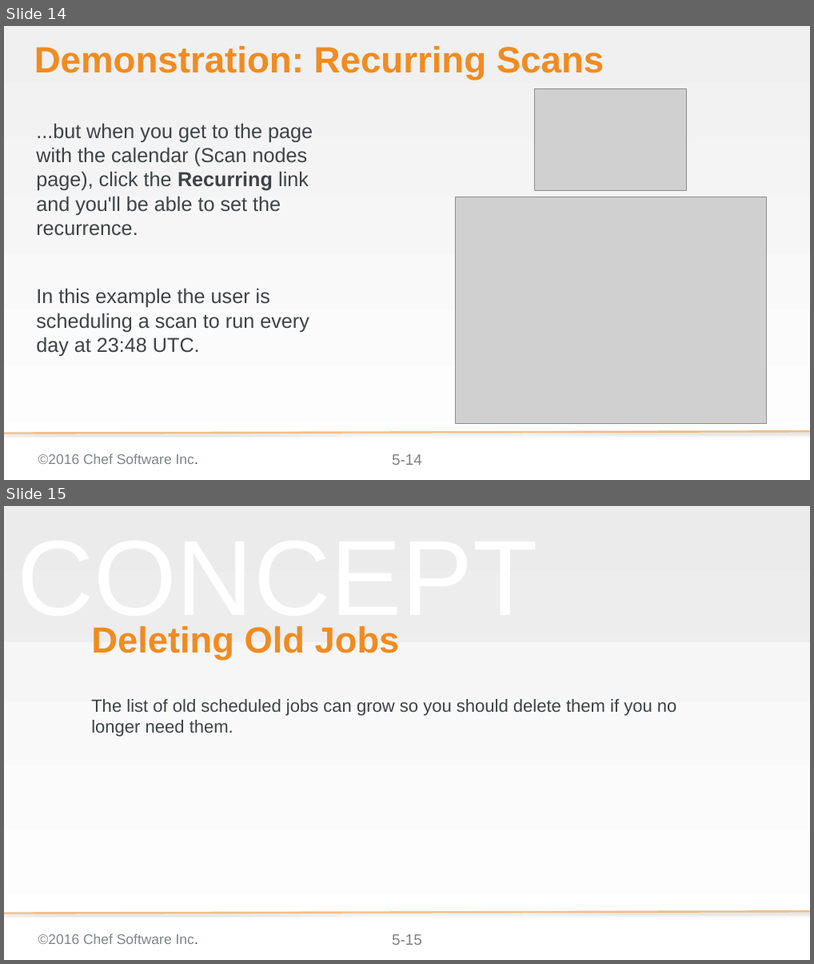
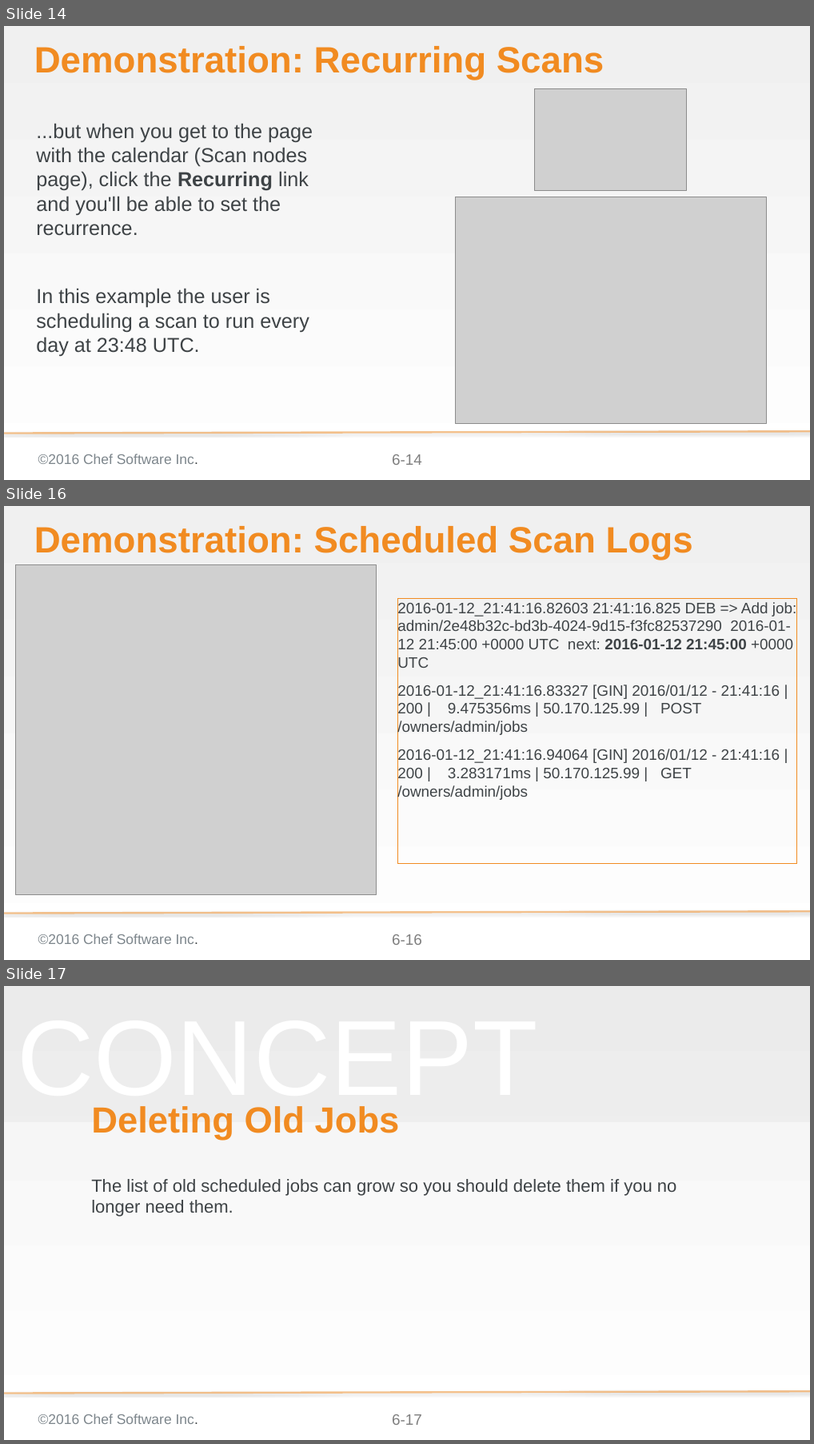
Before and after one commit to bchamby/chef-compliance-installation-configuration-operation, a slide deck: 06-scheduling-scans-reports.pptx. Shown one above the other, each under a label of ours: slides 14 and 15 before the commit, slides 14, 16 and 17 after it; the slides between them are not shown. The pictures are 814x964 and 814x1444 pixels, drawn with LibreOffice and Linux fonts; fonts in the diff are those of the drawing; grey boxes stand for pictures; background and template pictures are left out. Boxes give left, top, right and bottom in pixels: in the first picture for what was removed or moved away, otherwise in the second. Text is boxed around its words. In the diff, an @@ line names an element or a change of style, - is before the commit and + after.

```diff
--- a/06-scheduling-scans-reports.pptx
+++ b/06-scheduling-scans-reports.pptx
@@ slide 16 added at (4,506,810,960), background gradient #F0F0F0 to #FFFFFF; not listed: 3 template elements that a slide beside it also shows @@
@@ title added at (34,526,694,560), 58 pt, text #F18B21, bold @@
+Demonstration: Scheduled Scan Logs
@@ picture added at (16,564,376,894) @@
@@ text added at (398,598,797,864), outline #F18B21 0.75 pt, 24 pt, text #3E4346 @@
+2016-01-12_21:41:16.82603 21:41:16.825 DEB => Add job: admin/2e48b32c-bd3b-4024-9d15-f3fc82537290 2016-01-12 21:45:00 +0000 UTC next: 2016-01-12 21:45:00 +0000 UTC
+2016-01-12_21:41:16.83327 [GIN] 2016/01/12 - 21:41:16 | 200 | 9.475356ms | 50.170.125.99 | POST /owners/admin/jobs
+2016-01-12_21:41:16.94064 [GIN] 2016/01/12 - 21:41:16 | 200 | 3.283171ms | 50.170.125.99 | GET /owners/admin/jobs
@@ what was slide 15 is now slide 17 @@
@@ page number at (392,1414,422,1424): text changed @@
-5-15
+6-17
```
Also in this commit, not shown: 7 slides changed, 1 other slide added.
